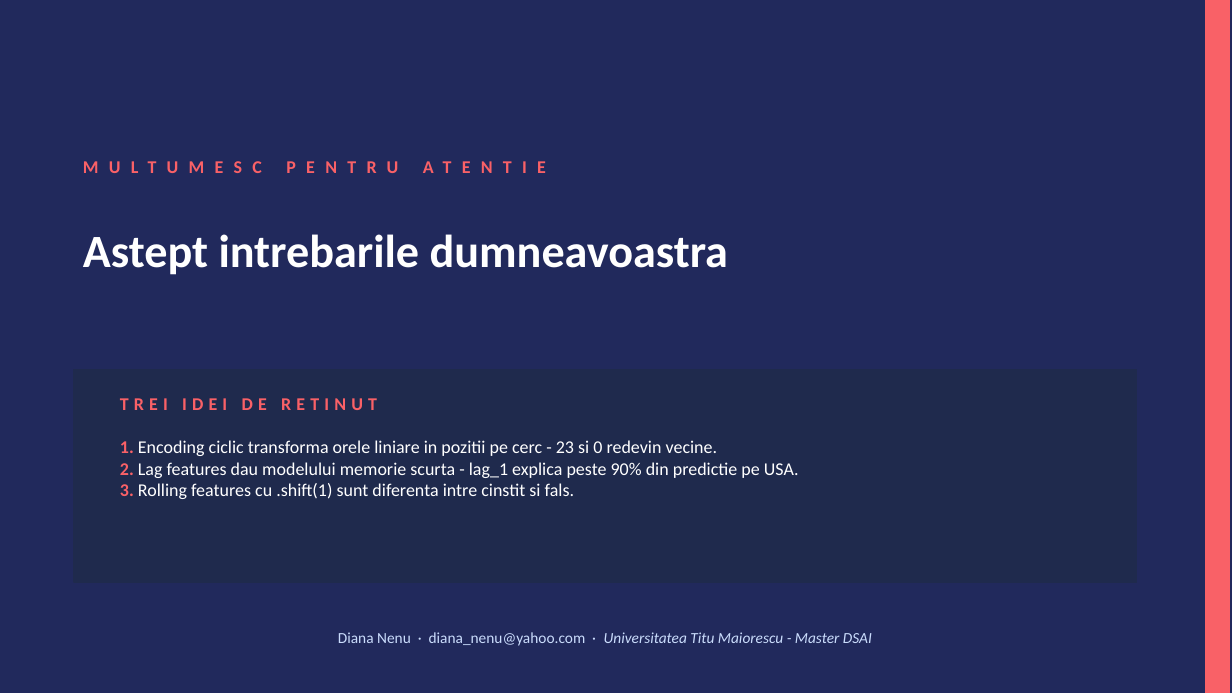
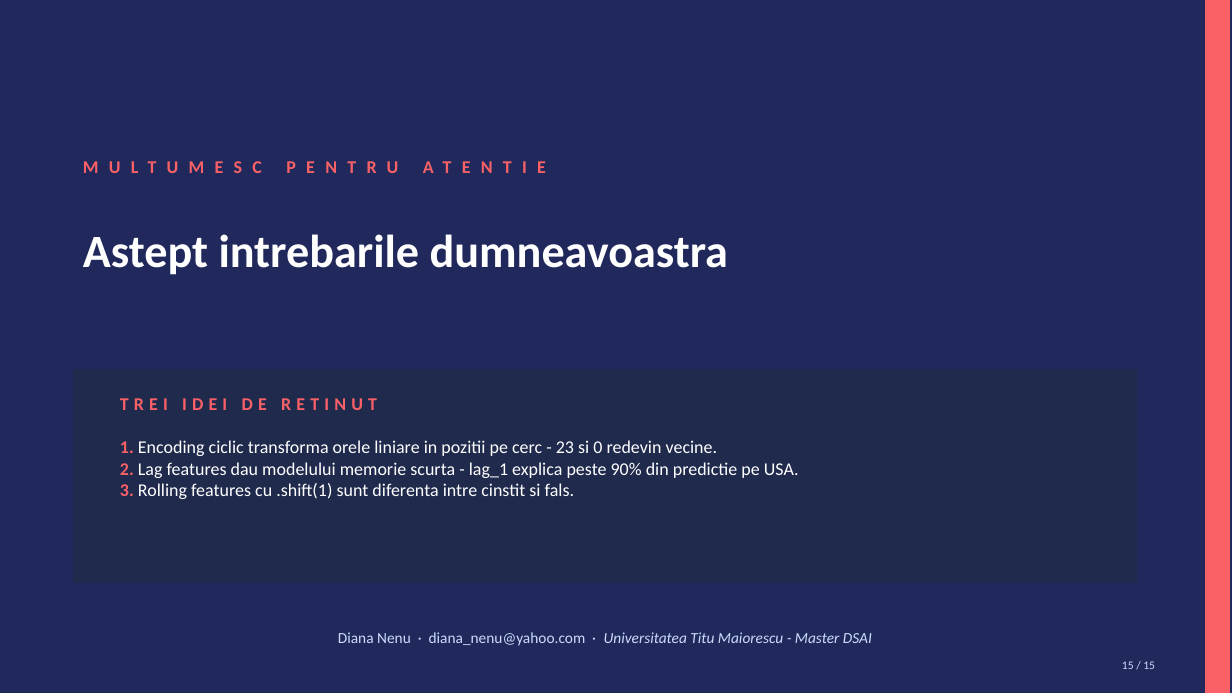
Before and after one commit to diana-nenu/Disertatie_AI_Platform, a slide deck: slide 15 of docs/SCSS/SCSS_FeatureEngineering_Diana_Nenu.pptx (slide 13 before the commit). Drawn at 1232x693 pixels with LibreOffice and Linux fonts; fonts in the diff are those of the drawing. Boxes give left, top, right and bottom in pixels: in the first picture for what was removed or moved away, otherwise in the second. Text is boxed around its words. In the diff, an @@ line names an element or a change of style, - is before the commit and + after.

Commit message:
SCSS pptx: 2 slide-uri noi (sin/cos, autoregresivitate) + footer extins
Modificari conform feedback:

* Footer (toate slide-urile 2-14): inlocuit 'Diana Nenu - SCSS 2026' cu
  'Sesiune Comunicari Stiintifice Mai 2026' pe 2 linii, cu titlul complet
  al lucrarii pe linia 2

* Slide 6 NOU - 'Functiile sin si cos pe scurt' (intermezzo matematic):
  - Cercul unitate cu punctul P si proiectiile sin/cos
  - Graficul functiilor pe perioada 0-2pi
  - 3 proprietati cheie: periodice, continue, identifica unic un punct

* Slide 8 NOU - 'Autoregresivitatea seriilor':
  - Definitia simpla cu exemplu energetic
  - Etimologia (auto + regresie)
  - Formula AR(1): y(t) = c + phi*y(t-1) + eps
  - Vizualizare cu serie + scatter t-1 vs t (corelatie ~0.90)
  - Concluzia: corelatia pret(t) cu pret(t-1) ~0.99 -> lag features

* Terminologie: 'fereastra alunecatoare' -> 'rolling window',
  'media plimbatoare' -> 'rolling window' in tot pptx-ul

* Total slide-uri: 13 -> 15. Numerotare X/15 actualizata
* Slide 15 (multumiri): adaugat 15/15 in dreapta jos

* Fixes pozitionare: banda navy slide 4 mutata sus, caseta slide 11
  redimensionata, casetele slide 13 mutate deasupra footer-ului

* Figuri noi: fig_fe_sin_cos_basics.png, fig_fe_autoregresivitate.png
* fig_fe_problema_orei_liniare.png: ajustare adnotare ca sa nu se
  suprapuna cu colorbar-ul

```diff
--- a/docs/SCSS/SCSS_FeatureEngineering_Diana_Nenu.pptx
+++ b/docs/SCSS/SCSS_FeatureEngineering_Diana_Nenu.pptx
@@ text added at (1122, 661, 1155, 669), 9 pt, text #CADCFC @@
+15 / 15
```
Also in this commit, not shown: 11 other slides changed, 2 slides added, 2 other files.
